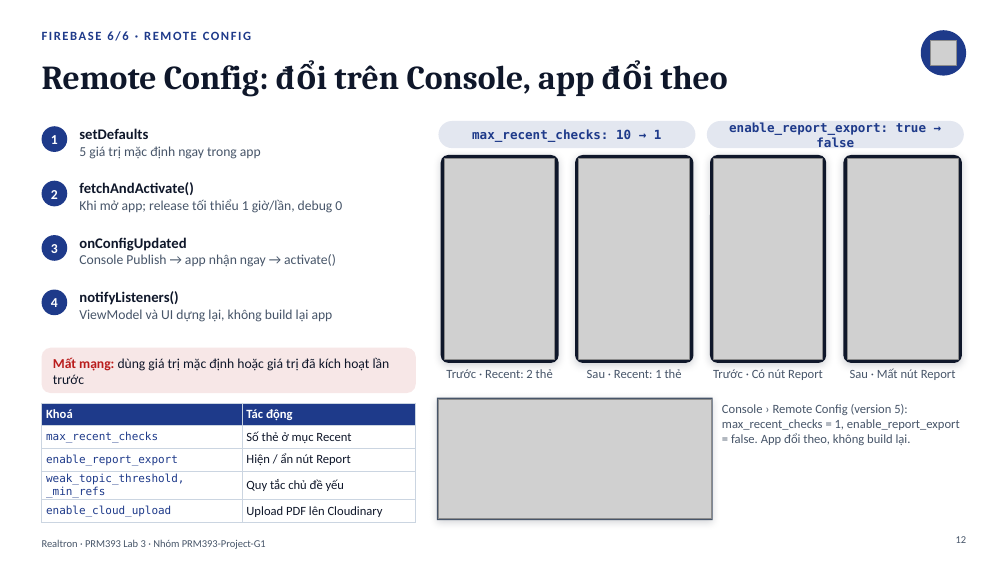
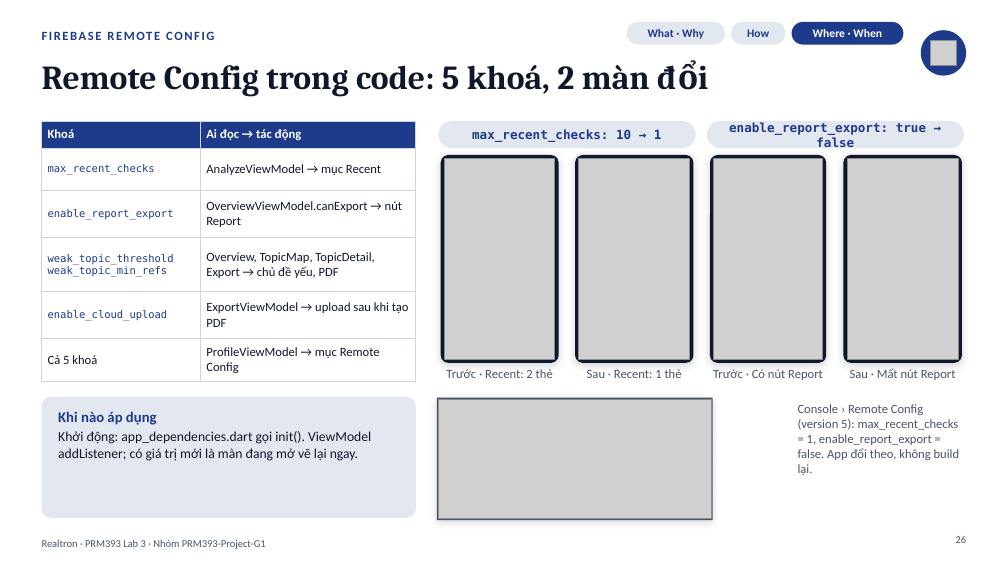
Before and after one commit to PRM393-Project-G1/Lab3, a slide deck: slide 26 of slides/Lab03_G1_slides.pptx (slide 12 before the commit). Drawn at 1008x567 pixels with LibreOffice and Linux fonts; fonts in the diff are those of the drawing; grey boxes stand for pictures. Boxes give left, top, right and bottom in pixels: in the first picture for what was removed or moved away, otherwise in the second. Text is boxed around its words. In the diff, an @@ line names an element or a change of style, - is before the commit and + after.

```diff
--- a/slides/Lab03_G1_slides.pptx
+++ b/slides/Lab03_G1_slides.pptx
@@ rounded rectangle added at (627, 22, 725, 45), fill #1E3A8A at 12% opacity @@
@@ text added at (648, 29, 704, 39), 11 pt, text #1E3A8A, bold @@
+What · Why
@@ rounded rectangle added at (731, 22, 786, 45), fill #1E3A8A at 12% opacity @@
@@ text added at (747, 29, 769, 37), 11 pt, text #1E3A8A, bold @@
+How
@@ rounded rectangle added at (792, 22, 904, 45), fill #1E3A8A @@
@@ text added at (813, 29, 882, 37), 11 pt, text #FFFFFF, bold @@
+Where · When
@@ text at (42, 31, 214, 40): text changed @@
-FIREBASE 6/6 · REMOTE CONFIG
+FIREBASE REMOTE CONFIG
@@ title at (42, 65, 650, 97): text changed @@
-Remote Config: đổi trên Console, app đổi theo
+Remote Config trong code: 5 khoá, 2 màn đổi
@@ table at (42, 121, 416, 377) @@
-row 1: Khoá | Tác động
-row 2: max_recent_checks | Số thẻ ở mục Recent
-row 3: enable_report_export | Hiện / ẩn nút Report
-row 4: weak_topic_threshold, _min_refs | Quy tắc chủ đề yếu
-row 5: enable_cloud_upload | Upload PDF lên Cloudinary
+row 1: Khoá | Ai đọc → tác động
+row 2: max_recent_checks | AnalyzeViewModel → mục Recent
+row 3: enable_report_export | OverviewViewModel.canExport → nút Report
+row 4: weak_topic_threshold / weak_topic_min_refs | Overview, TopicMap, TopicDetail, Export → chủ đề yếu, PDF
+row 5: enable_cloud_upload | ExportViewModel → upload sau khi tạo PDF
+row 6: Cả 5 khoá | ProfileViewModel → mục Remote Config
@@ table: place and size @@
-table at (42, 403, 416, 521)
+table at (42, 121, 416, 377)
@@ ellipse removed at (42, 126, 67, 152) @@
@@ text removed at (51, 135, 58, 144) @@
-1
@@ text removed at (79, 128, 261, 159) @@
-setDefaults
-5 giá trị mặc định ngay trong app
@@ ellipse removed at (42, 181, 67, 206) @@
@@ text removed at (51, 190, 58, 199) @@
-2
@@ text removed at (79, 182, 342, 213) @@
-fetchAndActivate()
-Khi mở app; release tối thiểu 1 giờ/lần, debug 0
@@ ellipse removed at (42, 235, 67, 261) @@
@@ text removed at (79, 237, 336, 267) @@
-onConfigUpdated
-Console Publish → app nhận ngay → activate()
@@ text removed at (51, 244, 58, 253) @@
-3
@@ ellipse removed at (42, 290, 67, 315) @@
@@ text removed at (51, 298, 58, 307) @@
-4
@@ text removed at (79, 291, 333, 322) @@
-notifyListeners()
-ViewModel và UI dựng lại, không build lại app
@@ rounded rectangle removed at (42, 348, 416, 393) @@
@@ text removed at (53, 357, 390, 384) @@
-Mất mạng: dùng giá trị mặc định hoặc giá trị đã kích hoạt lần trước
@@ rounded rectangle added at (42, 397, 416, 518), fill #1E3A8A at 12% opacity @@
@@ text added at (58, 411, 371, 461), 13 pt, text #0F172A @@
+Khi nào áp dụng
+Khởi động: app_dependencies.dart gọi init(). ViewModel addListener; có giá trị mới là màn đang mở vẽ lại ngay.
@@ text "Console › Remote Config (version ..." rewrapped from (722, 404, 960, 445) to (798, 404, 960, 475) @@
@@ page number at (956, 536, 967, 543): text changed @@
-12
+26
```
Also in this commit, not shown: 6 other slides changed, 20 slides added, 3 slides removed, 7 other files.
